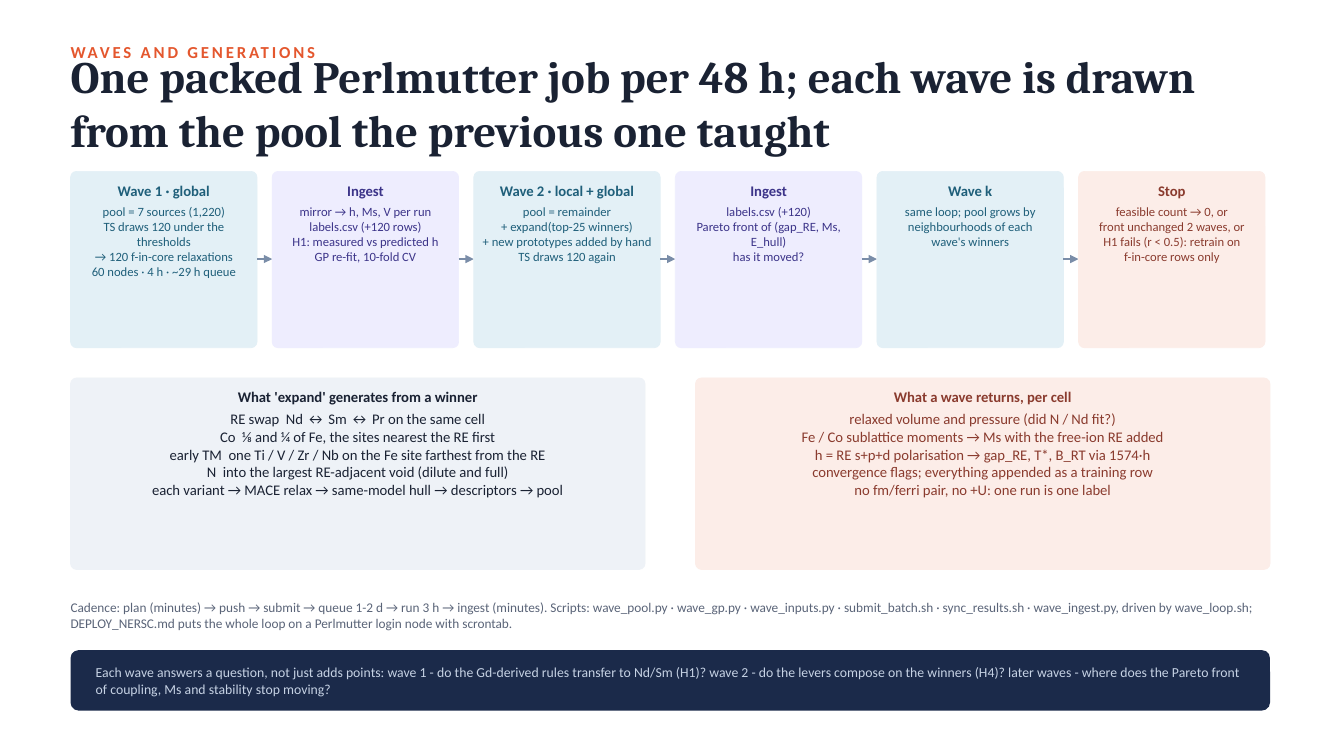
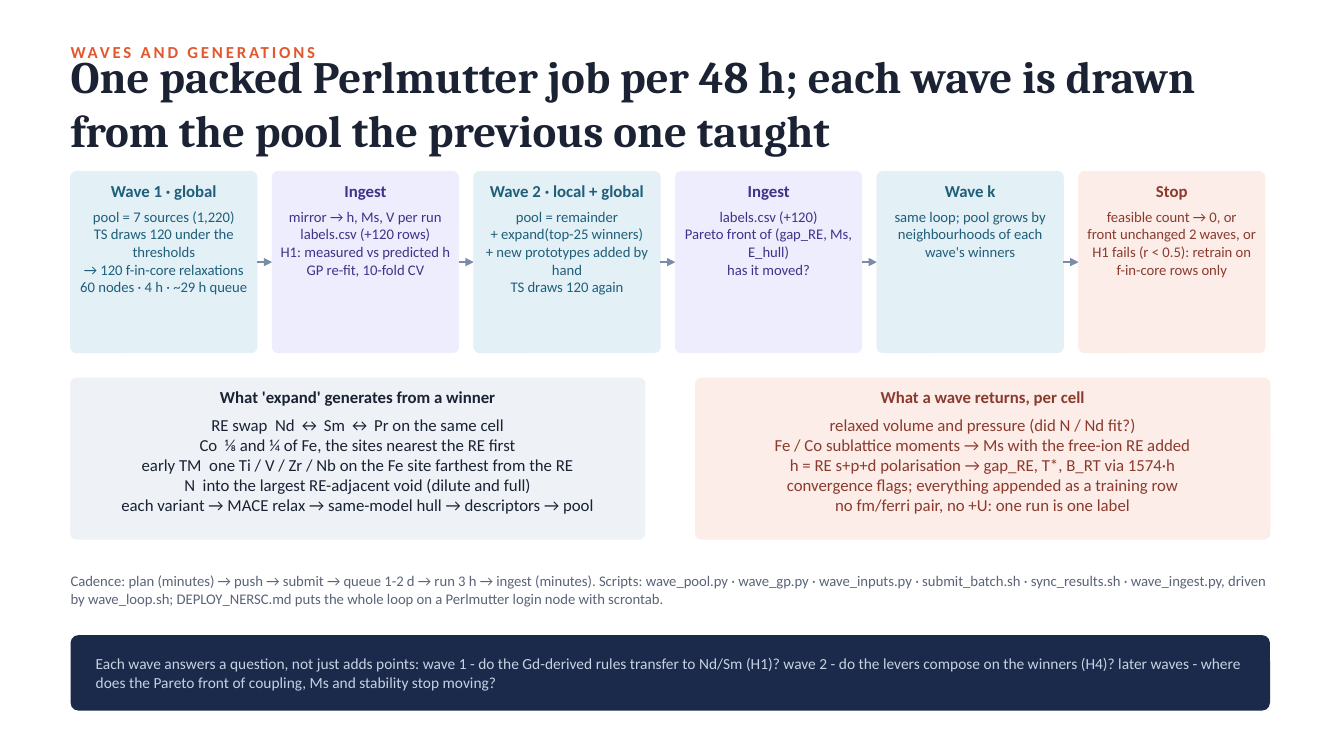
Before and after one commit to PGaneshIyer/NEEL, a slide deck: slide 28 of MAGNITO_Fe-HREE_screening.pptx (slide 27 before the commit). Drawn at 1344x756 pixels with LibreOffice and Linux fonts; fonts in the diff are those of the drawing. Boxes give left, top, right and bottom in pixels: in the first picture for what was removed or moved away, otherwise in the second. Text is boxed around its words. In the diff, an @@ line names an element or a change of style, - is before the commit and + after.

```diff
--- a/MAGNITO_Fe-HREE_screening.pptx
+++ b/MAGNITO_Fe-HREE_screening.pptx
@@ rounded rectangle: place and size @@
-rounded rectangle at [71, 171, 257, 348]
+rounded rectangle at [71, 171, 257, 353]
@@ rounded rectangle: place and size @@
-rounded rectangle at [272, 171, 459, 348]
+rounded rectangle at [272, 171, 459, 353]
@@ rounded rectangle: place and size @@
-rounded rectangle at [474, 171, 660, 348]
+rounded rectangle at [474, 171, 660, 353]
@@ rounded rectangle: place and size @@
-rounded rectangle at [676, 171, 862, 348]
+rounded rectangle at [676, 171, 862, 353]
@@ rounded rectangle: place and size @@
-rounded rectangle at [877, 171, 1064, 348]
+rounded rectangle at [877, 171, 1064, 353]
@@ rounded rectangle: place and size @@
-rounded rectangle at [1079, 171, 1265, 348]
+rounded rectangle at [1079, 171, 1265, 353]
@@ size 9 to 10.5 pt in 6 elements at [80, 211, 248, 295], [281, 212, 450, 277], [496, 212, 648, 295], [685, 211, 852, 275], [895, 212, 1045, 257], [1087, 212, 1256, 278] @@
@@ 5 arrows: place and size @@
-5 arrows at [257, 259, 1079, 259]
+5 arrows at [257, 262, 1079, 262]
@@ rounded rectangle: place and size @@
-rounded rectangle at [71, 378, 645, 570]
+rounded rectangle at [71, 378, 645, 539]
@@ proportions changed in 9 elements at [71, 171, 257, 353], [272, 171, 459, 353], [474, 171, 660, 353], [676, 171, 862, 353], [877, 171, 1064, 353], [1079, 171, 1265, 353], [71, 635, 1270, 711], [71, 378, 645, 539], [696, 378, 1270, 539] @@
@@ rounded rectangle: place and size @@
-rounded rectangle at [696, 378, 1270, 570]
+rounded rectangle at [696, 378, 1270, 539]
@@ size 10.5 to 12 pt in 10 elements at [111, 185, 216, 200], [344, 186, 386, 200], [490, 185, 643, 200], [748, 186, 790, 200], [945, 185, 995, 197], [1156, 186, 1188, 200], [220, 391, 495, 406], [881, 391, 1085, 406], [121, 419, 593, 514], [775, 419, 1190, 514] @@
@@ text "Cadence: plan (minutes) → push ...": place and size @@
-text "Cadence: plan (minutes) → push ..." at [71, 602, 1253, 631]
+text "Cadence: plan (minutes) → push ..." at [71, 575, 1266, 607]
@@ text "Cadence: plan (minutes) → push ..." at [71, 575, 1266, 607]: size 9.5 to 10.5 pt @@
@@ rounded rectangle: place and size @@
-rounded rectangle at [71, 650, 1270, 711]
+rounded rectangle at [71, 635, 1270, 711]
@@ text "Each wave answers a question, ...": place and size @@
-text "Each wave answers a question, ..." at [96, 667, 1240, 697]
+text "Each wave answers a question, ..." at [96, 658, 1241, 691]
@@ text "Each wave answers a question, ..." at [96, 658, 1241, 691]: size 9.8 to 11 pt @@
```
Also in this commit, not shown: 4 other slides changed, 1 slide added, 2 other files.
